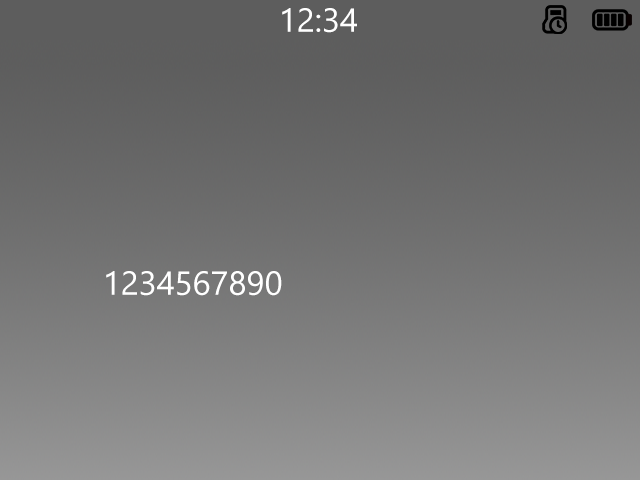
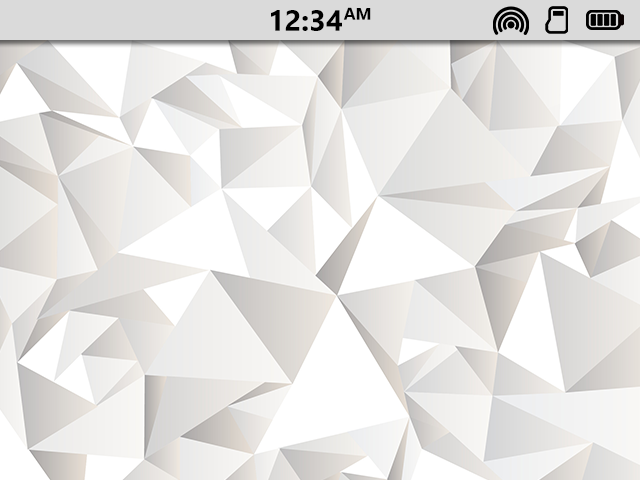
Revision of a layered (640, 480) image; what changed, layer by layer:
removed layer "1234567890" over [106,271,282,296]
renamed "sdcard_busy_icon" to "sdcard_detected_icon", painted on it over [542,5,568,34]
painted on "battery_fully_charged_icon" over [586,9,632,31]
added layer "wifi_full_signal_icon" above "usb_enabled_icon" over [493,6,529,35]
added layer "AM" above "12:34" over [343,7,371,20]
painted on "12:34" over [271,8,357,33]
renamed "Statusbar" to "StatusBar", painted on it over [0,0,640,40]
removed layer "Background" over [0,40,640,480]
added layer "test_wallpaper" over [0,40,640,480]
